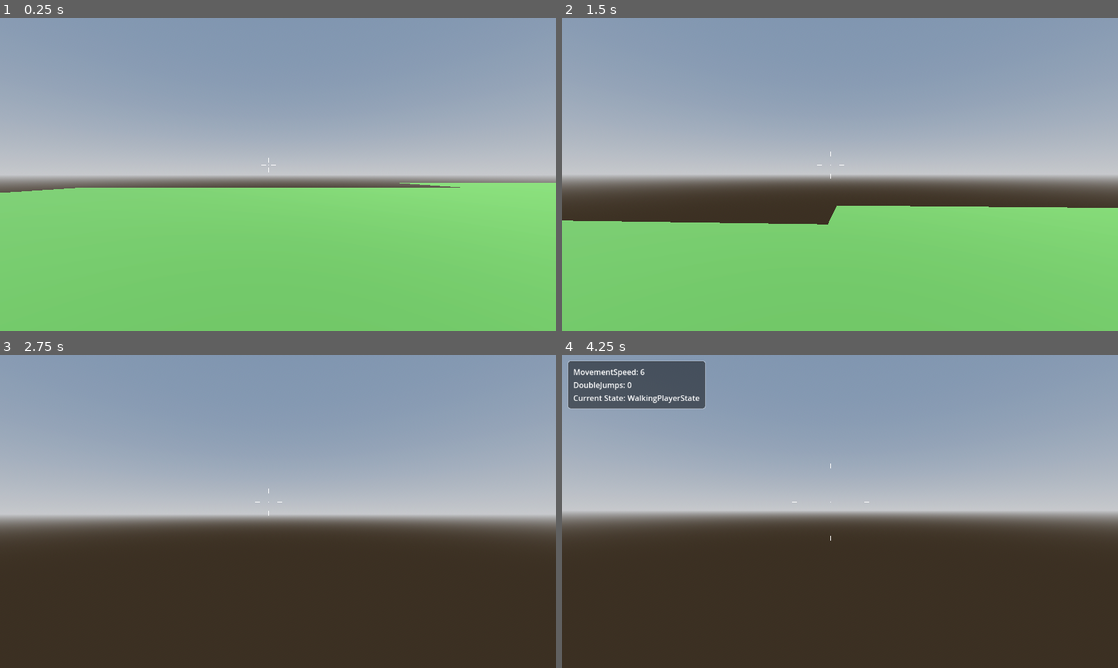
Above: before the commit, frames 1-4 (two rows, left to right).
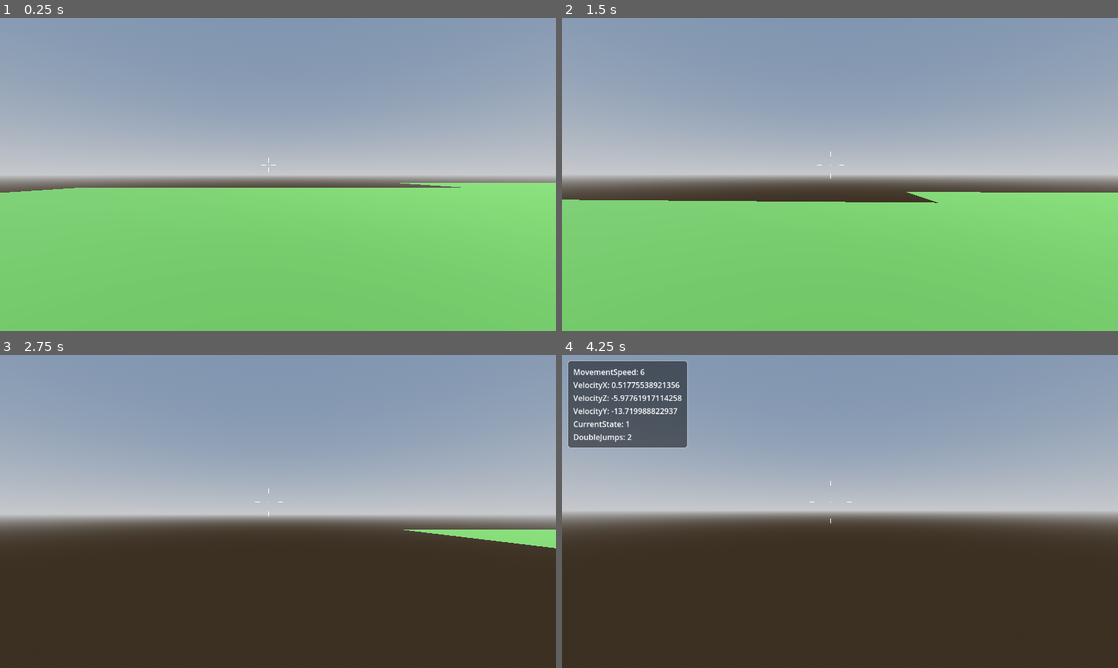
Above: after the commit, the same moments.

Repository: ChaffeyGameDevelopmentClub/cyberrun
Game: Godot game, scene res://Scenes/Player/Testing/TestingWorld.tscn
Same seed, same stepped clock (60 frames per second), same inputs: the game is played once before the commit and once after it. The project has no main scene, so this scene is started directly.
Inputs (mouse positions are in pixels of both pictures, inside the frame that each line leads up to):
- Up to frame 1 (0.25 s): no input
- Up to frame 2 (1.5 s): tap Enter (ui_accept) at 0.5 s; move the mouse to (962, 158) at 0.52 s; hold D (right) 0.53-1.28 s; tap Ctrl (slide) at 0.6 s; tap Space (jump) at 0.77, 0.8, 1.07, 1.35 s; move the mouse to (812, 174) at 1.27 s; hold W (up) from 1.28 s (still down)
- Up to frame 3 (2.75 s): keep holding W (up); tap Space (jump) at 1.52, 1.82, 2.3 s; tap Ctrl (slide) at 1.55, 2.1 s; move the mouse to (289, 505) at 2.02 s
- Up to frame 4 (4.25 s): keep holding W (up); move the mouse to (834, 517) at 2.77 s; tap Ctrl (slide) at 2.85 s; tap Space (jump) at 3.02, 3.32, 3.6, 3.77, 4.07 s; tap Enter (ui_accept) at 3.5 s; move the mouse to (878, 514) at 3.52 s; tap ` (debug) at 4.15 s

The runs differ from the first frame. In frame 1, less than 0.1% of the frame differs, in the area x 1-83%, y 52-56%; in frame 2, 5.2%, in the area x 0-100%, y 55-66%; in frame 3, 0.8%; in frame 4, 3.6%.

Commit message:
ss

Diff:
--- a/Godot/cyberrun/Scenes/Player/player.tscn
+++ b/Godot/cyberrun/Scenes/Player/player.tscn
@@ -1,12 +1,9 @@
-[gd_scene load_steps=10 format=3 uid="uid://di552ovbiyxq0"]
+[gd_scene load_steps=7 format=3 uid="uid://di552ovbiyxq0"]
 
 [ext_resource type="Script" path="res://Scripts/Player/player.gd" id="1_oim34"]
 [ext_resource type="Script" path="res://Scripts/Player/reticle.gd" id="2_ls355"]
 [ext_resource type="Theme" uid="uid://bfpfb86hf817k" path="res://Scenes/Menus/UI Themes/Debug_Panel_Theme.tres" id="3_syqpq"]
 [ext_resource type="Script" path="res://Scripts/Player/debug_panel.gd" id="4_p7xg7"]
-[ext_resource type="Script" path="res://Scripts/States/state_machine.gd" id="5_e2wm6"]
-[ext_resource type="Script" path="res://Scripts/States/idle_player_state.gd" id="6_g4yvn"]
-[ext_resource type="Script" path="res://Scripts/States/walking_player_state.gd" id="7_65x6e"]
 
 [sub_resource type="CapsuleMesh" id="CapsuleMesh_ri84d"]
 height = 3.0
@@ -89,13 +86,3 @@
 
 [node name="VBoxContainer" type="VBoxContainer" parent="UI/DebugPanel/MarginContainer"]
 layout_mode = 2
-
-[node name="PlayerStates" type="Node" parent="." node_paths=PackedStringArray("current_state")]
-script = ExtResource("5_e2wm6")
-current_state = NodePath("IdlePlayerState")
-
-[node name="IdlePlayerState" type="Node" parent="PlayerStates"]
-script = ExtResource("6_g4yvn")
-
-[node name="WalkingPlayerState" type="Node" parent="PlayerStates"]
-script = ExtResource("7_65x6e")
--- a/Godot/cyberrun/Scripts/Player/player.gd
+++ b/Godot/cyberrun/Scripts/Player/player.gd
@@ -37,6 +37,7 @@
 const headbob_move_amt = 0.06
 const headbob_freq = 2.4
 var headbob_time := 0.0
+var newV
 
 enum PLAYER_STATE{
 	Idle,
@@ -73,27 +74,53 @@
 	)
 
 func _physics_process(delta: float) -> void:
+	#Debug Menu
 	Global.debug.add_property("MovementSpeed",player_speed, 1)
-	Global.debug.add_property("DoubleJumps",double_jumps, 3)
-	#Resets your Double Jumps
+	Global.debug.add_property("VelocityX",velocity.x,2)
+	Global.debug.add_property("VelocityZ",velocity.z,3)
+	Global.debug.add_property("VelocityY",velocity.y,4)
+	Global.debug.add_property("CurrentState",player_state, 5)
+	Global.debug.add_property("DoubleJumps",double_jumps, 6)
+
+	_headbob_effect(delta)
 	if is_on_floor():
 		double_jumps = max_double_jump
-	_headbob_effect(delta)
-
-	match player_state:
+	if not is_on_floor():
+		player_state = 1
+	match player_state: #Player states, this looks so dirty im kaying my essing self
 		0: #Idle
 			update_gravity(delta)
 			update_input(player_speed)
 			update_velocity()
+			if velocity != Vector3(0,0,0):
+				player_state = 2
 		1: #In the air
-			pass
+			update_gravity(delta)
+			update_input(player_speed)
+			update_velocity()
+			if is_on_floor():
+				player_state = 0
 		2: #Walking
-			pass
+			update_gravity(delta)
+			update_input(player_speed)
+			update_velocity()
+			if velocity == Vector3(0,0,0):
+				player_state = 0
+			if Input.is_action_just_pressed("slide"):
+				player_state = 3
+				newV = velocity * 1.5
 		3: #Sliding
-			pass
+			update_gravity(delta)
+			update_velocity()
+			velocity = lerp(velocity, newV, 0.2)
+			if Input.is_action_just_released("slide"):
+				player_state = 0
+				newV = 0
+#Functions that make the game work
 func update_gravity(delta) -> void:
 	velocity += get_gravity() * delta
 
+#Movement
 func update_input(player_speed: float) -> void:
 	var input_dir := Input.get_vector("left", "right", "up", "down")
 	var direction = (head.transform.basis * Vector3(input_dir.x, 0, input_dir.y)).normalized()
@@ -103,32 +130,24 @@
 	else:
 		velocity.x = move_toward(velocity.x, 0, player_speed)
 		velocity.z = move_toward(velocity.z, 0, player_speed)
-	# Jumping or something
-	if Input.is_action_just_pressed("jump") and is_on_floor():
-		velocity.y = jump_velocity
-	#please tell me theres another way to write this PLEASE
-	if Input.is_action_just_pressed("jump") and not is_on_floor() and canDJump:
-		if double_jumps <= 0:
-			pass
-		else:
-			velocity.y = jump_velocity
-			double_jumps -= 1
 
 func update_velocity() -> void:
 	move_and_slide()
 
-#inputs, i think?
+#Could put inputs that can't be disabled like shooting, pause, stuff like that
 func _input(event: InputEvent) -> void:
-	#walking sound DELETE ASAP
-	if velocity.x!=0 and velocity.z!=0 and isSound != true and is_on_floor():
-		#Sound stuff, add in later
-		#isSound = true
-		#Walk.play()
-		#await(Walk.finished)
-		#isSound=false
-		pass
-	pass
-	#these functions will handle pause for now but I THINK this is the neatest it can look rn
+	# Jumping or something
+	if Input.is_action_just_pressed("jump") and is_on_floor():
+		velocity.y = jump_velocity
+	if Input.is_action_just_pressed("jump") and not is_on_floor() and canDJump:
+		if double_jumps <= 0:
+			pass
+		#if is_on_wall():
+
+		#else:
+			velocity.y = jump_velocity
+			double_jumps -= 1
+	#Do later
 	if Input.is_action_just_pressed("pause"):
 		get_tree().quit()
 		#Pause()
--- a/Godot/cyberrun/Scripts/States/PlayerMovementState.gd
+++ /dev/null
@@ -1,12 +0,0 @@
-class_name PlayerMovementState
-
-extends State
-
-var player: Player
-
-func _ready() -> void:
-	await owner.ready
-	player = owner as Player
-
-func _process(delta: float) -> void:
-	pass
--- a/Godot/cyberrun/Scripts/States/idle_player_state.gd
+++ /dev/null
@@ -1,15 +0,0 @@
-class_name IdlePlayerState
-
-extends State
-
-@export var player_speed = 6
-
-#Why this no workey
-#if Player.velocity.length() > 0.0  and Player.is_on_floor():
-func update(delta):
-	Global.player.update_gravity(delta)
-	Global.player.update_input(player_speed)
-	Global.player.update_velocity()
-
-	if Global.player.velocity.length() > 0.0  and Global.player.is_on_floor():
-		transition.emit("WalkingPlayerState")
--- a/Godot/cyberrun/Scripts/States/sliding_player_state.gd
+++ /dev/null
@@ -1,20 +0,0 @@
-class_name SlidingPlayerState
-
-extends State
-
-#hella broken rn do later lmao
-@export var player_speed: float = 8.0
-@export var tilt_amt : float = 0.09
-@export_range(1, 6, 0.1) var slide_anim_speed : float = 4.0
-
-#@onready var crouch_shapecast
-
-func enter() -> void:
-	pass
-
-func update(delta):
-	Global.player.update_gravity(delta)
-	Global.player.update_velocity()
-
-func finish():
-	transition.emit("IdlePlayerState")
--- a/Godot/cyberrun/Scripts/States/state.gd
+++ /dev/null
@@ -1,17 +0,0 @@
-class_name State
-
-extends Node
-
-signal transition(new_state_name: StringName)
-
-func enter() -> void:
-	pass
-
-func exit() -> void:
-	pass
-
-func update(delta: float) -> void:
-	pass
-
-func physics_update(delta: float) -> void:
-	pass
--- a/Godot/cyberrun/Scripts/States/state_machine.gd
+++ /dev/null
@@ -1,35 +0,0 @@
-class_name StateMachine
-
-extends Node
-
-@export var current_state : State
-var states: Dictionary = {}
-
-func _ready():
-	#Sets up states
-	for child in get_children():
-		if child is State:
-			states[child.name] = child
-			child.transition.connect(on_child_transition)
-		else:
-			push_warning("State machine contains incompatible child note")
-	await owner.ready
-	current_state.enter()
-
-func _process(delta):
-	current_state.update(delta)
-	Global.debug.add_property("Current State",current_state.name,2)
-
-func _physics_process(delta):
-	current_state.physics_update(delta)
-
-#Handles state transitions
-func on_child_transition(new_state_name: StringName) -> void:
-	var new_state = states.get(new_state_name)
-	if new_state != null:
-		if new_state != current_state:
-			current_state.exit()
-			new_state.enter()
-			current_state = new_state
-	else:
-		push_warning("State no existay")
--- a/Godot/cyberrun/Scripts/States/walking_player_state.gd
+++ /dev/null
@@ -1,19 +0,0 @@
-class_name WalkingPlayerState
-
-extends State
-
-@export var player_speed = 6
-
-func enter () -> void:
-	Global.player.player_speed = Global.player.player_speed
-
-func update(delta):
-	Global.player.update_gravity(delta)
-	Global.player.update_input(player_speed)
-	Global.player.update_velocity()
-
-	#if Input.is_action_just_pressed("slide") and Global.player.velocity.length() > 0.0:
-		#Global.player.camera
-
-	if Global.player.velocity.length() == 0.0:
-		transition.emit("IdlePlayerState")
--- a/Godot/cyberrun/project.godot
+++ b/Godot/cyberrun/project.godot
@@ -32,8 +32,7 @@
 "res://Scenes/Enemies/": "purple",
 "res://Scenes/Player/": "pink",
 "res://Scripts/": "yellow",
-"res://Scripts/Player/": "pink",
-"res://Scripts/States/": "blue"
+"res://Scripts/Player/": "pink"
 }
 
 [input]
@@ -63,7 +62,7 @@
 "events": [Object(InputEventKey,"resource_local_to_scene":false,"resource_name":"","device":-1,"window_id":0,"alt_press …(195 unchanged characters)…
 ]
 }
-shift={
+dash={
 "deadzone": 0.5,
 "events": [Object(InputEventKey,"resource_local_to_scene":false,"resource_name":"","device":-1,"window_id":0,"alt_press …(195 unchanged characters)…
 ]
@@ -83,3 +82,8 @@
 "events": [Object(InputEventKey,"resource_local_to_scene":false,"resource_name":"","device":-1,"window_id":0,"alt_press …(195 unchanged characters)…
 ]
 }
+noclip={
+"deadzone": 0.5,
+"events": [Object(InputEventKey,"resource_local_to_scene":false,"resource_name":"","device":-1,"window_id":0,"alt_pressed":false,"shift_pressed":false,"ctrl_pressed":false,"meta_pressed":false,"pressed":false,"keycode":0,"physical_keycode":86,"key_label":0,"unicode":118,"location":0,"echo":false,"script":null)
+]
+}
